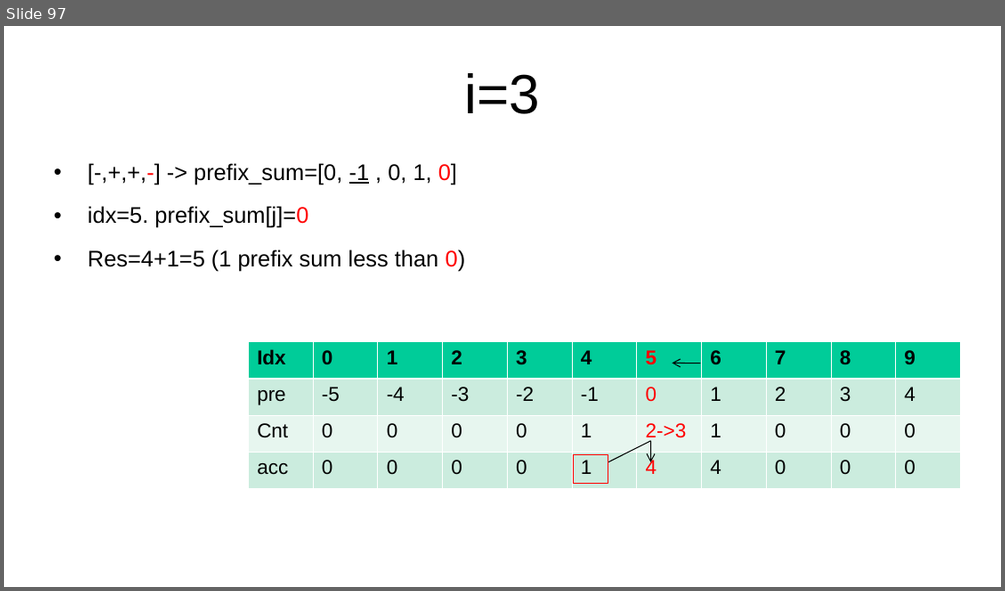
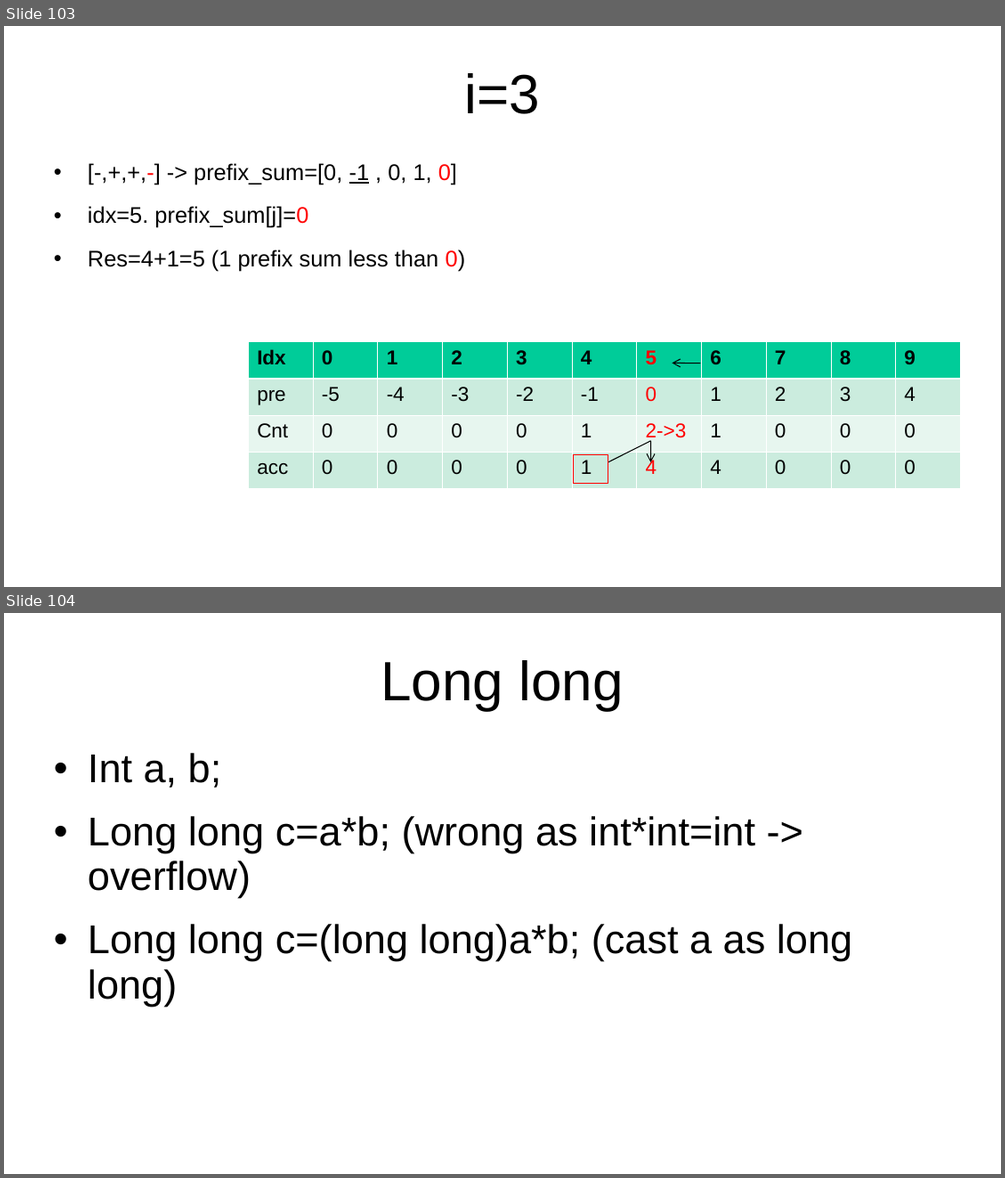
Before and after one commit to kindaichinisan/CompetitiveProgramming, a slide deck: MyCode/competitive_programming.ppt. Shown one above the other, each under a label of ours: slide 97 before the commit, slides 103 and 104 after it. The pictures are 1005x591 and 1005x1178 pixels, drawn with LibreOffice and Linux fonts; fonts in the diff are those of the drawing. Boxes give left, top, right and bottom in pixels: in the first picture for what was removed or moved away, otherwise in the second. Text is boxed around its words. In the diff, an @@ line names an element or a change of style, - is before the commit and + after.

```diff
--- a/MyCode/competitive_programming.ppt
+++ b/MyCode/competitive_programming.ppt
@@ slide 104 added at (4,613,1001,1174), background #FFFFFF @@
@@ title added at (380,660,623,710), 44 pt, text #000000 @@
+Long long
@@ text added at (88,753,852,1005), 32 pt, text #000000 @@
+• Int a, b;
+• Long long c=a*b; (wrong as int*int=int -> overflow)
+• Long long c=(long long)a*b; (cast a as long long)
@@ what was slide 97 is now slide 103 @@
```
Also in this commit, not shown: 6 other slides added, 4 other files.
